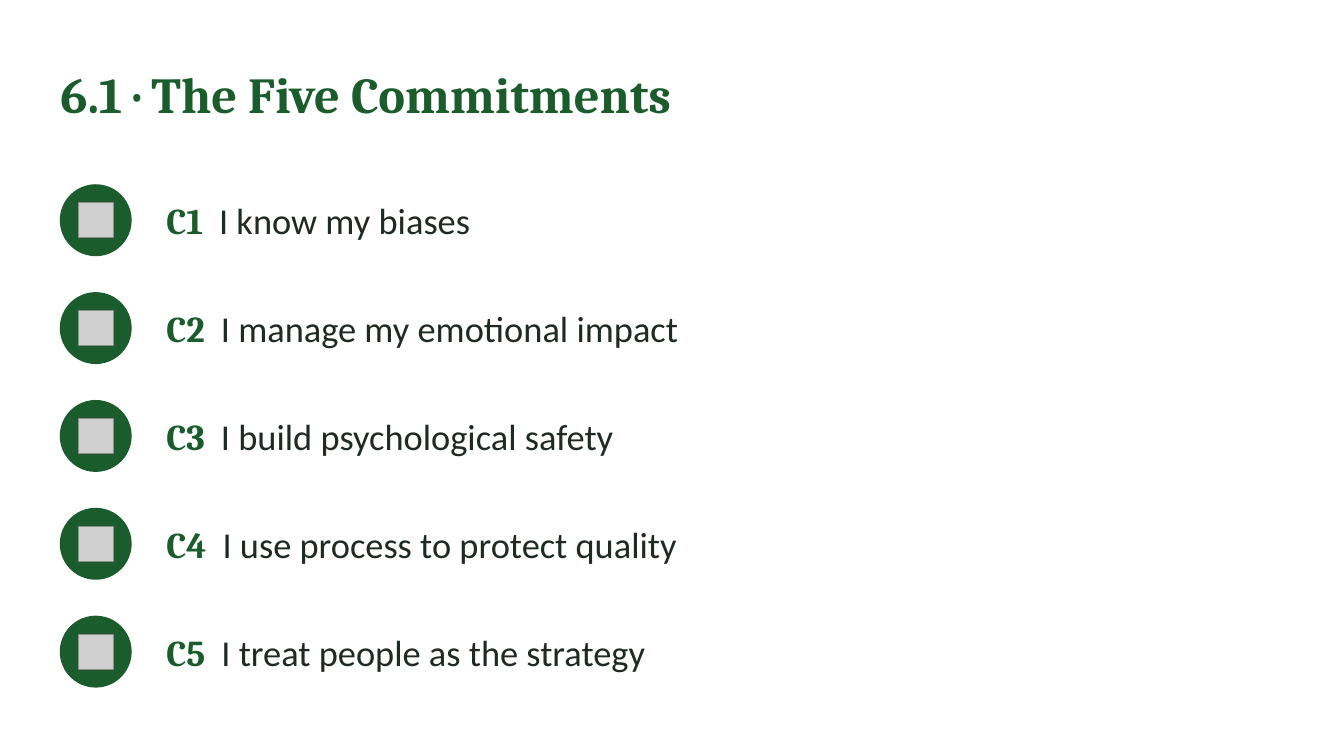
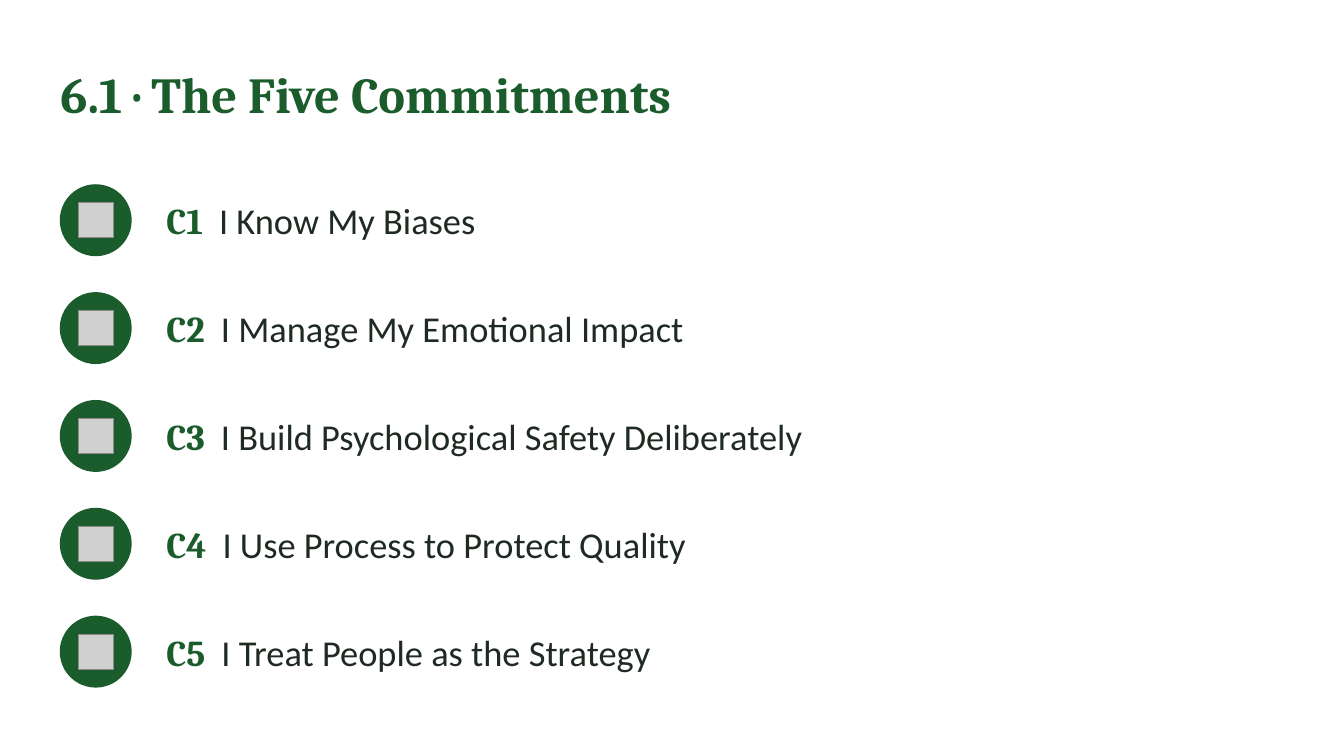
Before and after one commit to IBSL26/ibsl-platform, a slide deck: slide 37 of Unit decks/Unit 01 - Behavioural Strategy Fundamentals.pptx (slide 33 before the commit). Drawn at 1344x756 pixels with LibreOffice and Linux fonts; fonts in the diff are those of the drawing; grey boxes stand for pictures. Boxes give left, top, right and bottom in pixels: in the first picture for what was removed or moved away, otherwise in the second. Text is boxed around its words. In the diff, an @@ line names an element or a change of style, - is before the commit and + after.

```diff
--- a/Unit decks/Unit 01 - Behavioural Strategy Fundamentals.pptx
+++ b/Unit decks/Unit 01 - Behavioural Strategy Fundamentals.pptx
@@ text at box(166, 209, 475, 240): text changed @@
-C1 I know my biases
+C1 I Know My Biases
@@ text at box(166, 316, 683, 349): text changed @@
-C2 I manage my emotional impact
+C2 I Manage My Emotional Impact
@@ text at box(166, 424, 802, 457): text changed @@
-C3 I build psychological safety
+C3 I Build Psychological Safety Deliberately
@@ text at box(166, 532, 685, 564): text changed @@
-C4 I use process to protect quality
+C4 I Use Process to Protect Quality
@@ text at box(166, 640, 650, 673): text changed @@
-C5 I treat people as the strategy
+C5 I Treat People as the Strategy
```
Also in this commit, not shown: 29 other slides changed, 5 slides added, 4 other files.
